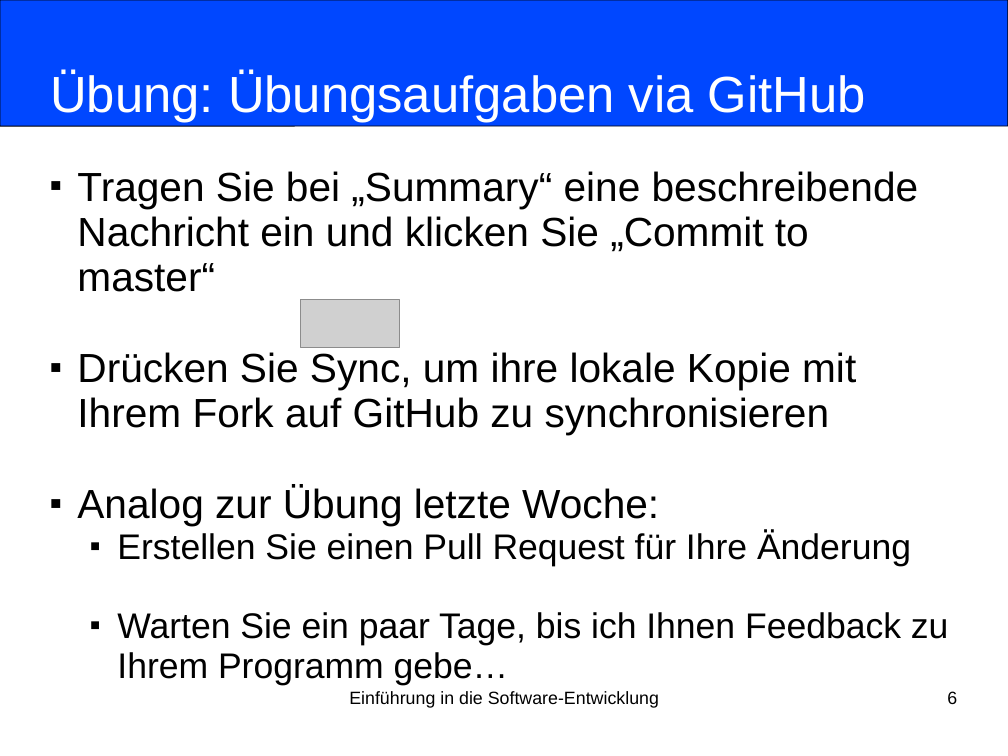
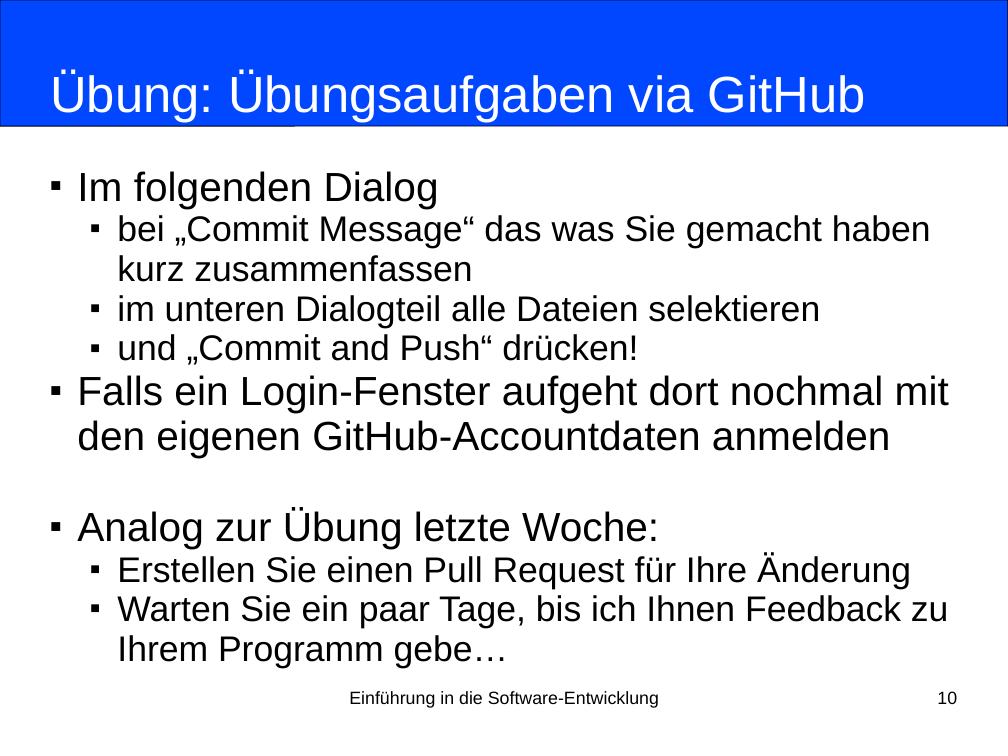
Before and after one commit to nordakademie-einfuehrung-java/vorlesungsskript, a slide deck: slide 10 of folien/Semester_03_Termin_02_Kapitel02.ppt (slide 6 before the commit). Drawn at 1008x756 pixels with LibreOffice and Linux fonts; fonts in the diff are those of the drawing; grey boxes stand for pictures. Boxes give left, top, right and bottom in pixels: in the first picture for what was removed or moved away, otherwise in the second. Text is boxed around its words. In the diff, an @@ line names an element or a change of style, - is before the commit and + after.

```diff
--- a/folien/Semester_03_Termin_02_Kapitel02.ppt
+++ b/folien/Semester_03_Termin_02_Kapitel02.ppt
@@ subtitle at box(77, 171, 949, 458): text changed; size 32 to 28 pt @@
-■ Tragen Sie bei „Summary“ eine beschreibende Nachricht ein und klicken Sie „Commit to master“
-■ Drücken Sie Sync, um ihre lokale Kopie mit Ihrem Fork auf GitHub zu synchronisieren
+■ Im folgenden Dialog
+  ■ bei „Commit Message“ das was Sie gemacht haben kurz zusammenfassen
+  ■ im unteren Dialogteil alle Dateien selektieren
+  ■ und „Commit and Push“ drücken!
+■ Falls ein Login-Fenster aufgeht dort nochmal mit den eigenen GitHub-Accountdaten anmelden
@@ picture removed at box(300, 300, 399, 348) @@
@@ page number at box(937, 691, 957, 704): text changed @@
-6
+10
```
Also in this commit, not shown: 2 other slides changed, 4 slides added.
